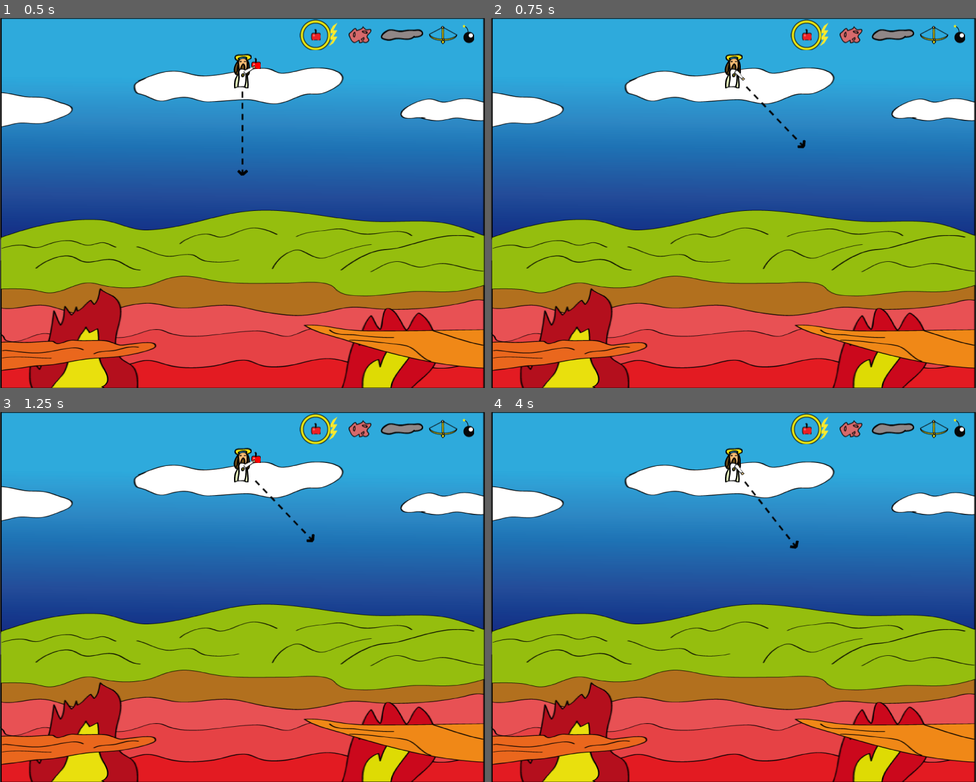
Above: before the commit, frames 1-4 (two rows, left to right).
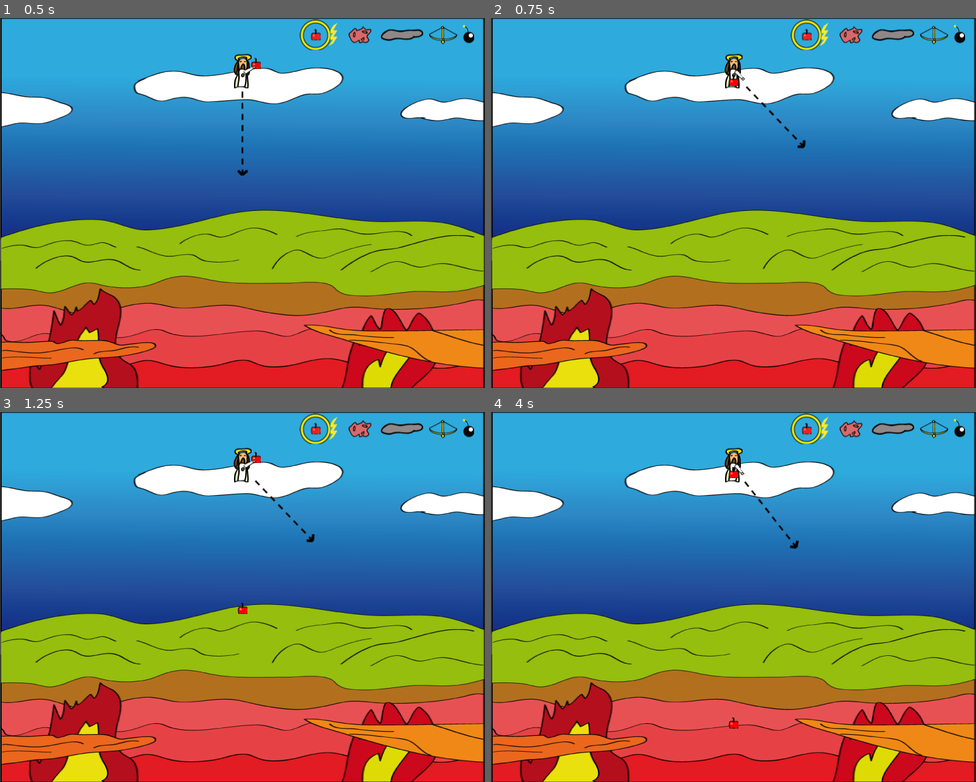
Above: after the commit, the same moments.

Repository: platinumskink/hellnoremade
Game: Godot game, scene res://scenes/game.tscn
The game is run twice, just before and just after one commit, with the same random seed, the same clock (stepped at 60 frames per second) and the same inputs.
Inputs (mouse positions are in pixels of both pictures, inside the frame that each line leads up to):
- Up to frame 1 (0.5 s): no input
- Up to frame 2 (0.75 s): tap Enter at 0.5 s; move the mouse to (840, 184) at 0.52 s; press the mouse at (840, 184) at 0.53 s
- Up to frame 3 (1.25 s): no input
- Up to frame 4 (4 s): move the mouse to (636, 615) at 1.27 s; release the mouse at (636, 615) at 1.28 s; click (636, 615) at 1.35 s; move the mouse to (782, 515) at 2.02 s; hold E (nextWeapon) 2.03-2.78 s; click (782, 515) at 2.3 s; tap Space at 2.75 s; move the mouse to (709, 671) at 2.77 s; tap Q (previousWeapon) at 2.85 s; click (709, 671) at 3.05 s; move the mouse to (879, 652) at 3.52 s; hold 1 (weapon1) from 3.53 s (still down); click (879, 652) at 3.8 s

Frame 1 is identical in both runs. In frame 2, less than 0.1% of the frame differs, in the area x 49-51%, y 15-19%; in frame 3, less than 0.1%; in frame 4, less than 0.1%, in the area x 49-51%, y 14-86%.

Commit message:
Fixed bug where gravity_force was stuck to 100 in the apple.tscn

Diff:
--- /dev/null
+++ b/scenes/apple.tscn
@@ -0,0 +1,22 @@
+[gd_scene format=3 uid="uid://dvqeyo5nykoyt"]
+
+[ext_resource type="Script" uid="uid://cge861h7bsyos" path="res://scripts/graphic_object.gd" id="1_h071m"]
+[ext_resource type="Texture2D" uid="uid://bpo2t2tnorrbt" path="res://assets/Apple.png" id="2_7vr8k"]
+[ext_resource type="PackedScene" uid="uid://cvu5e7qw2qc23" path="res://scenes/gravity_component.tscn" id="3_3dmh2"]
+
+[sub_resource type="RectangleShape2D" id="RectangleShape2D_3dmh2"]
+size = Vector2(15, 11.5)
+
+[node name="Apple" type="Area2D" unique_id=972890807]
+script = ExtResource("1_h071m")
+metadata/_custom_type_script = "uid://cge861h7bsyos"
+
+[node name="Sprite2D" type="Sprite2D" parent="." unique_id=391272311]
+position = Vector2(0, -3.5)
+texture = ExtResource("2_7vr8k")
+
+[node name="CollisionShape2D" type="CollisionShape2D" parent="." unique_id=1160213050]
+position = Vector2(0.5, 0.25)
+shape = SubResource("RectangleShape2D_3dmh2")
+
+[node name="GravityComponent" parent="." unique_id=397096499 instance=ExtResource("3_3dmh2")]
--- a/scenes/game.tscn
+++ b/scenes/game.tscn
@@ -4,6 +4,7 @@
 [ext_resource type="Texture2D" uid="uid://2sswqdv7puim" path="res://assets/God Stage3.png" id="1_uwrxv"]
 [ext_resource type="PackedScene" uid="uid://cmr3akhp1vpcv" path="res://scenes/god.tscn" id="2_yqjtg"]
 [ext_resource type="PackedScene" uid="uid://dch31mk87r3rh" path="res://scenes/inventory.tscn" id="4_lbhrr"]
+[ext_resource type="PackedScene" uid="uid://dka66u38vc3oi" path="res://scenes/projectile_factory.tscn" id="5_iywne"]
 
 [node name="Game" type="Node2D" unique_id=1261404024]
 script = ExtResource("1_lnu2h")
@@ -12,11 +13,14 @@
 texture = ExtResource("1_uwrxv")
 centered = false
 
-[node name="God" parent="." unique_id=1808130909 instance=ExtResource("2_yqjtg")]
+[node name="God" parent="." unique_id=1808130909 node_paths=PackedStringArray("projectile_factory") instance=ExtResource("2_yqjtg")]
 position = Vector2(400, 91)
+projectile_factory = NodePath("../ProjectileFactory")
 
 [node name="Inventory" parent="." unique_id=465546189 instance=ExtResource("4_lbhrr")]
 position = Vector2(647, 27)
 
+[node name="ProjectileFactory" parent="." unique_id=1081054235 instance=ExtResource("5_iywne")]
+
 [connection signal="changed_weapon" from="God" to="." method="_on_god_changed_weapon"]
 [connection signal="throw" from="God" to="." method="_on_god_throw"]
--- /dev/null
+++ b/scenes/graphic_object.tscn
@@ -0,0 +1,10 @@
+[gd_scene format=3 uid="uid://t0lsslxtpuam"]
+
+[ext_resource type="Script" uid="uid://cge861h7bsyos" path="res://scripts/graphic_object.gd" id="1_6uqm6"]
+
+[node name="GraphicObject" type="Area2D" unique_id=144136569]
+script = ExtResource("1_6uqm6")
+
+[node name="CollisionShape2D" type="CollisionShape2D" parent="." unique_id=388191411]
+
+[node name="Sprite2D" type="Sprite2D" parent="." unique_id=242051373]
--- /dev/null
+++ b/scenes/gravity_component.tscn
@@ -0,0 +1,6 @@
+[gd_scene format=3 uid="uid://cvu5e7qw2qc23"]
+
+[ext_resource type="Script" uid="uid://dt0isrfa8nahk" path="res://scripts/gravity_component.gd" id="1_lx7dp"]
+
+[node name="GravityComponent" type="Node" unique_id=397096499]
+script = ExtResource("1_lx7dp")
--- /dev/null
+++ b/scenes/projectile_factory.tscn
@@ -0,0 +1,6 @@
+[gd_scene format=3 uid="uid://dka66u38vc3oi"]
+
+[ext_resource type="Script" uid="uid://ckf4jfsoo07oj" path="res://scripts/projectile_factory.gd" id="1_1k77u"]
+
+[node name="ProjectileFactory" type="Node" unique_id=1081054235]
+script = ExtResource("1_1k77u")
--- a/scripts/god.gd
+++ b/scripts/god.gd
@@ -1,9 +1,12 @@
 extends Node2D
 
+@onready var god: Sprite2D = $God
 @onready var arm: Sprite2D = $Arm
 @onready var timer: Timer = $Timer
 @onready var arrow: Sprite2D = $Arrow
 @onready var weapon: Sprite2D = $God/Weapon
+
+@export var projectile_factory: ProjectileFactory
 
 const apple: Texture2D = preload("res://assets/Apple.png")
 const lightning: Texture2D = preload("res://assets/Bolt.png")
@@ -79,6 +82,7 @@
 		canThrow = false
 		timer.start(throwDelay)
 		throw.emit()
+		projectile_factory.shoot(god.global_position, Vector2(0,0), currentWeapon)
 
 	if event.is_action_pressed("weapon1"):
 		currentWeapon = GlobalEnums.Weapon.APPLE
--- /dev/null
+++ b/scripts/graphic_object.gd
@@ -0,0 +1,10 @@
+class_name GraphicalObject
+extends Area2D
+
+var speed:Vector2 = Vector2(0,0)
+
+func _physics_process(delta: float) -> void:
+	position += delta * speed
+
+func set_new_position(pos: Vector2):
+	position = pos
--- /dev/null
+++ b/scripts/gravity_component.gd
@@ -0,0 +1,9 @@
+extends Node
+
+var gravity_force: int = 1000
+
+func _physics_process(delta: float) -> void:
+	var parent := get_parent()
+	if parent is GraphicalObject:
+		parent.speed.y += gravity_force * delta
+		print("gravity_force: "+ str(gravity_force))
--- /dev/null
+++ b/scripts/projectile_factory.gd
@@ -0,0 +1,11 @@
+class_name ProjectileFactory
+extends Node
+
+var apple = preload("res://scenes/apple.tscn")
+
+func shoot(start_point: Vector2, speed: Vector2, wpn: GlobalEnums.Weapon):
+	match wpn:
+		GlobalEnums.Weapon.APPLE:
+			var instance := apple.instantiate()
+			instance.position = start_point
+			add_child(instance)
Not shown, added: scripts/graphic_object.gd.uid
Not shown, added: scripts/gravity_component.gd.uid
Not shown, added: scripts/projectile_factory.gd.uid
